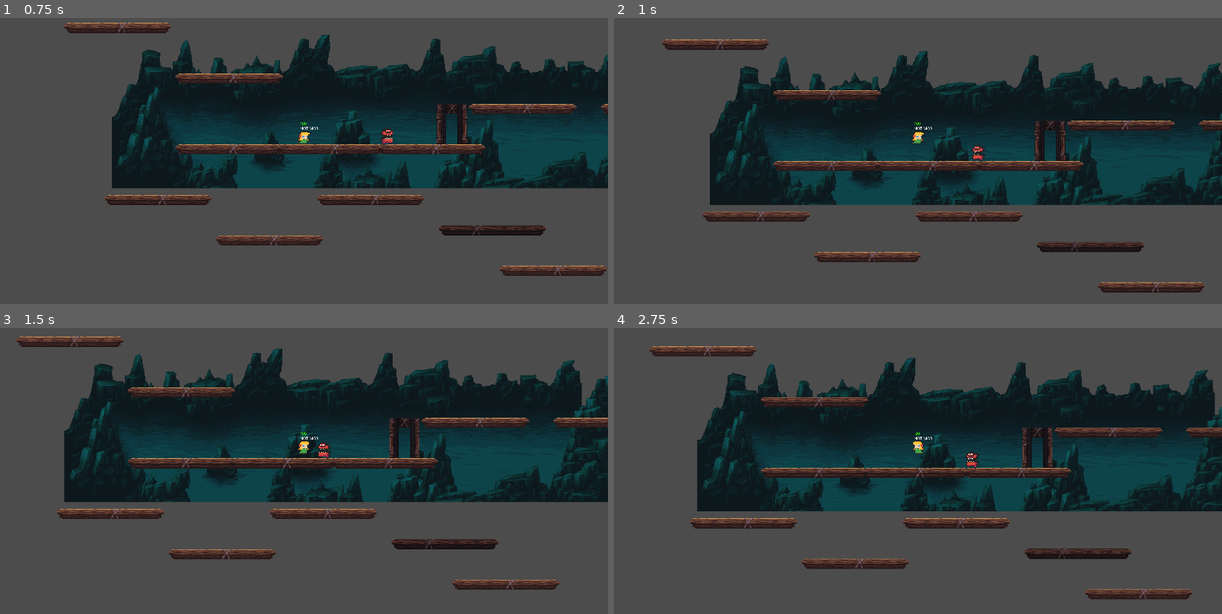
Above: before the commit, frames 1-4 (two rows, left to right).
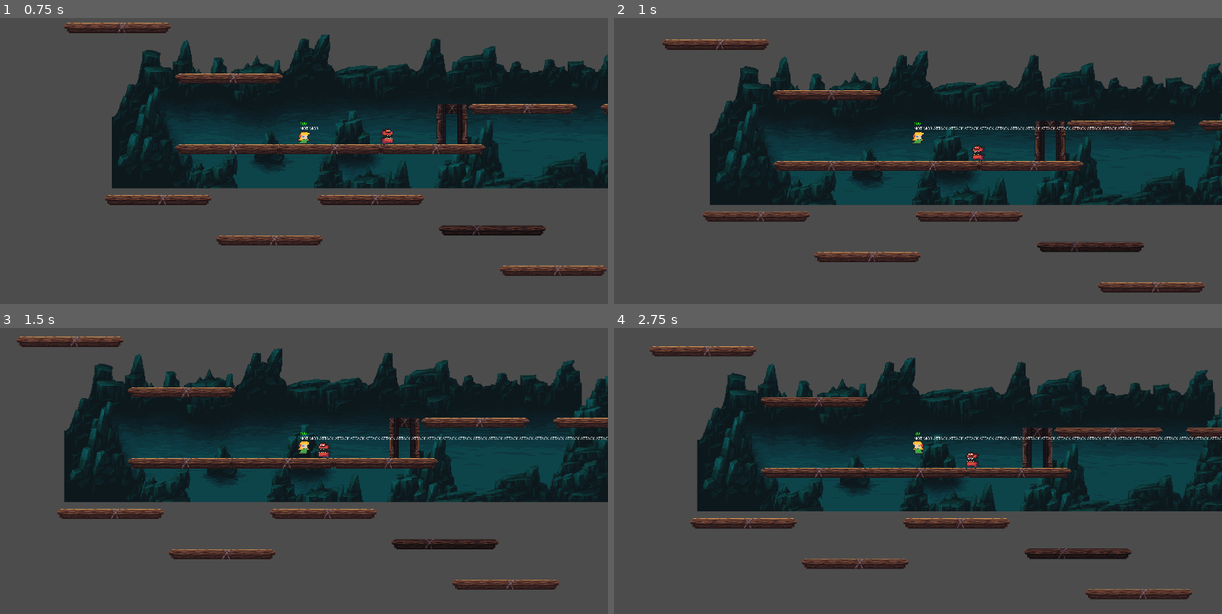
Above: after the commit, the same moments.

Repository: mirondorin/DQ-RL
Game: Godot game, scene res://scenes/Terrain.tscn
Two runs of this game, one before a commit and one after it. Both use one fixed random seed, a clock stepped at 60 frames per second and the inputs below.
Inputs:
- Up to frame 1 (0.75 s): tap Enter at 0.5 s; hold Right (ui_right) from 0.53 s (still down); hold 1 (ui_attack, bound only after the commit) from 0.53 s (still down)
- Up to frame 2 (1 s): keep holding Right (ui_right); keep holding 1 (ui_attack, bound only after the commit); tap Up (ui_up) at 0.77, 0.8 s
- Up to frame 3 (1.5 s): keep holding Right (ui_right); tap Up (ui_up) at 1.07, 1.35 s; release 1 (ui_attack, bound only after the commit) at 1.28 s
- Up to frame 4 (2.75 s): tap Up (ui_up) at 1.52, 1.82, 2.3 s; tap 1 (ui_attack, bound only after the commit) at 1.55 s; release Right (ui_right) at 2.03 s; hold Left (ui_left) from 2.03 s (still down); hold 1 (ui_attack, bound only after the commit) from 2.03 s (still down)

Frame 1 is identical in both runs. In frame 2, 0.2% of the frame differs, in the area x 52-86%, y 38-40%; in frame 3, 0.3%; in frame 4, 0.3%, in the area x 52-100%, y 38-40%.

Commit message:
Binded wasd and tried 1 attack

Diff:
--- a/project.godot
+++ b/project.godot
@@ -23,6 +23,42 @@
 window/size/width=1920
 window/size/height=1080
 
+[input]
+
+ui_left={
+"deadzone": 0.5,
+"events": [ Object(InputEventKey,"resource_local_to_scene":false,"resource_name":"","device":0,"alt":false,"shift":false,"control":false,"meta":false,"command":false,"pressed":false,"scancode":16777231,"unicode":0,"echo":false,"script":null)
+, Object(InputEventJoypadButton,"resource_local_to_scene":false,"resource_name":"","device":0,"button_index":14,"pressure":0.0,"pressed":false,"script":null)
+, Object(InputEventKey,"resource_local_to_scene":false,"resource_name":"","device":0,"alt":false,"shift":false,"control":false,"meta":false,"command":false,"pressed":false,"scancode":65,"unicode":0,"echo":false,"script":null)
+ ]
+}
+ui_right={
+"deadzone": 0.5,
+"events": [ Object(InputEventKey,"resource_local_to_scene":false,"resource_name":"","device":0,"alt":false,"shift":false,"control":false,"meta":false,"command":false,"pressed":false,"scancode":16777233,"unicode":0,"echo":false,"script":null)
+, Object(InputEventJoypadButton,"resource_local_to_scene":false,"resource_name":"","device":0,"button_index":15,"pressure":0.0,"pressed":false,"script":null)
+, Object(InputEventKey,"resource_local_to_scene":false,"resource_name":"","device":0,"alt":false,"shift":false,"control":false,"meta":false,"command":false,"pressed":false,"scancode":68,"unicode":0,"echo":false,"script":null)
+ ]
+}
+ui_up={
+"deadzone": 0.5,
+"events": [ Object(InputEventKey,"resource_local_to_scene":false,"resource_name":"","device":0,"alt":false,"shift":false,"control":false,"meta":false,"command":false,"pressed":false,"scancode":16777232,"unicode":0,"echo":false,"script":null)
+, Object(InputEventJoypadButton,"resource_local_to_scene":false,"resource_name":"","device":0,"button_index":12,"pressure":0.0,"pressed":false,"script":null)
+, Object(InputEventKey,"resource_local_to_scene":false,"resource_name":"","device":0,"alt":false,"shift":false,"control":false,"meta":false,"command":false,"pressed":false,"scancode":87,"unicode":0,"echo":false,"script":null)
+ ]
+}
+ui_down={
+"deadzone": 0.5,
+"events": [ Object(InputEventKey,"resource_local_to_scene":false,"resource_name":"","device":0,"alt":false,"shift":false,"control":false,"meta":false,"command":false,"pressed":false,"scancode":16777234,"unicode":0,"echo":false,"script":null)
+, Object(InputEventJoypadButton,"resource_local_to_scene":false,"resource_name":"","device":0,"button_index":13,"pressure":0.0,"pressed":false,"script":null)
+, Object(InputEventKey,"resource_local_to_scene":false,"resource_name":"","device":0,"alt":false,"shift":false,"control":false,"meta":false,"command":false,"pressed":false,"scancode":83,"unicode":0,"echo":false,"script":null)
+ ]
+}
+ui_attack={
+"deadzone": 0.5,
+"events": [ Object(InputEventKey,"resource_local_to_scene":false,"resource_name":"","device":0,"alt":false,"shift":false,"control":false,"meta":false,"command":false,"pressed":false,"scancode":49,"unicode":0,"echo":false,"script":null)
+ ]
+}
+
 [rendering]
 
 environment/default_environment="res://default_env.tres"
--- a/scripts/PlayableCharacter.gd
+++ b/scripts/PlayableCharacter.gd
@@ -103,6 +103,8 @@
 	if Input.is_action_pressed("ui_up"):
 		velocity.y += jump(delta)
 
+	if Input.is_action_pressed("ui_attack"):
+		$DebugCollision.text += ' ATTACK'
 	#if is_on_floor():
 
 	walk(velocity.x)
